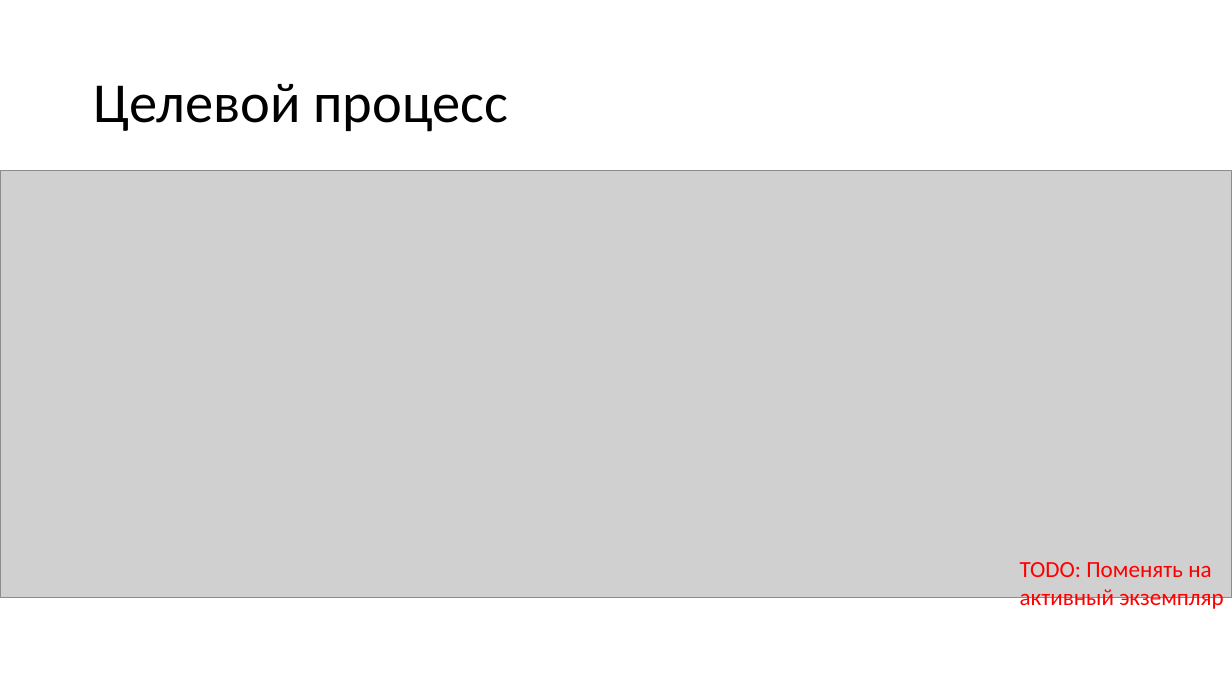
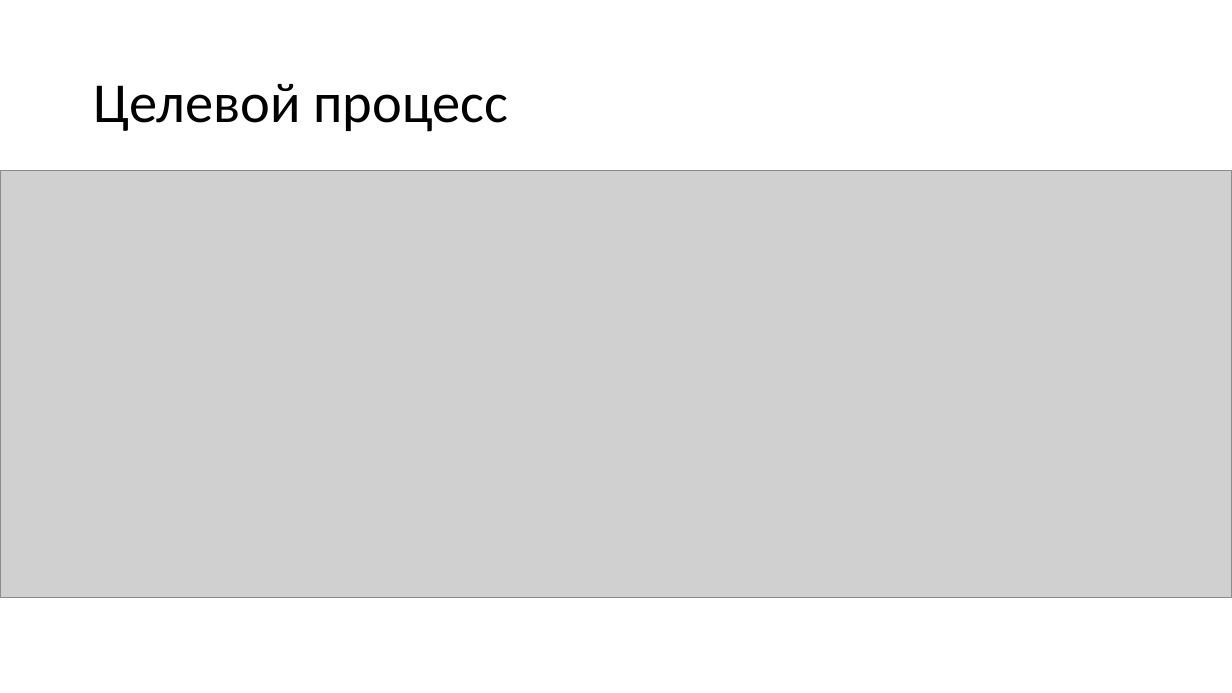
Before and after one commit to shameoff/GraduateWork, a slide deck: slide 18 of Презентация ВКР (в шаблоне).pptx (slide 20 before the commit). Drawn at 1232x693 pixels with LibreOffice and Linux fonts; fonts in the diff are those of the drawing; grey boxes stand for pictures. Boxes give left, top, right and bottom in pixels: in the first picture for what was removed or moved away, otherwise in the second. Text is boxed around its words. In the diff, an @@ line names an element or a change of style, - is before the commit and + after.

```diff
--- a/Презентация ВКР (в шаблоне).pptx
+++ b/Презентация ВКР (в шаблоне).pptx
@@ text removed at bbox=[1020, 562, 1224, 611] @@
-TODO: Поменять на активный экземпляр
```
Also in this commit, not shown: 11 other slides changed, 5 slides added, 9 slides removed, 2 other files.
